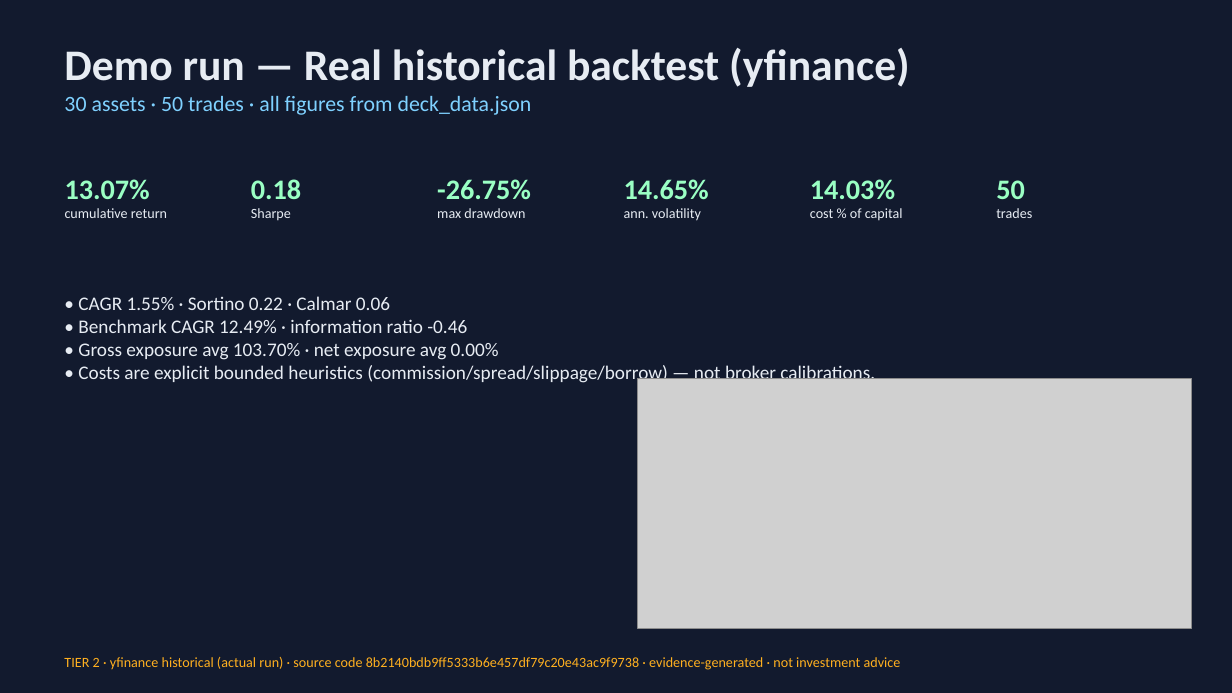
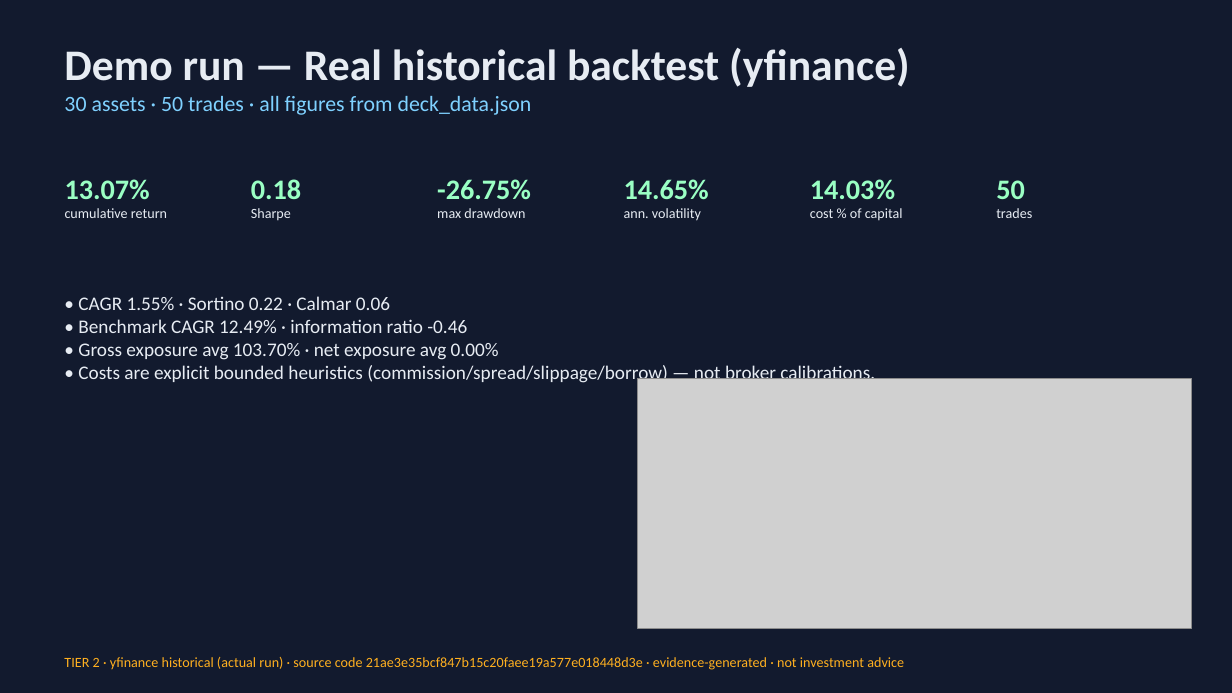
Before and after one commit to Scott-Switzer/market-fuzzer, a slide deck: slide 4 of app/static/pitch-deck/fenrix_deck.pptx. Drawn at 1232x693 pixels with LibreOffice and Linux fonts; fonts in the diff are those of the drawing; grey boxes stand for pictures. Boxes give left, top, right and bottom in pixels: in the first picture for what was removed or moved away, otherwise in the second. Text is boxed around its words. In the diff, an @@ line names an element or a change of style, - is before the commit and + after.

```diff
--- a/app/static/pitch-deck/fenrix_deck.pptx
+++ b/app/static/pitch-deck/fenrix_deck.pptx
@@ text at (64,657,904,670): text changed @@
-TIER 2 · yfinance historical (actual run) · source code 8b2140bdb9ff5333b6e457df79c20e43ac9f9738 · evidence-generated · not investment advice
+TIER 2 · yfinance historical (actual run) · source code 21ae3e35bcf847b15c20faee19a577e018448d3e · evidence-generated · not investment advice
```
Also in this commit, not shown: 3 other slides changed, 4 other files.
